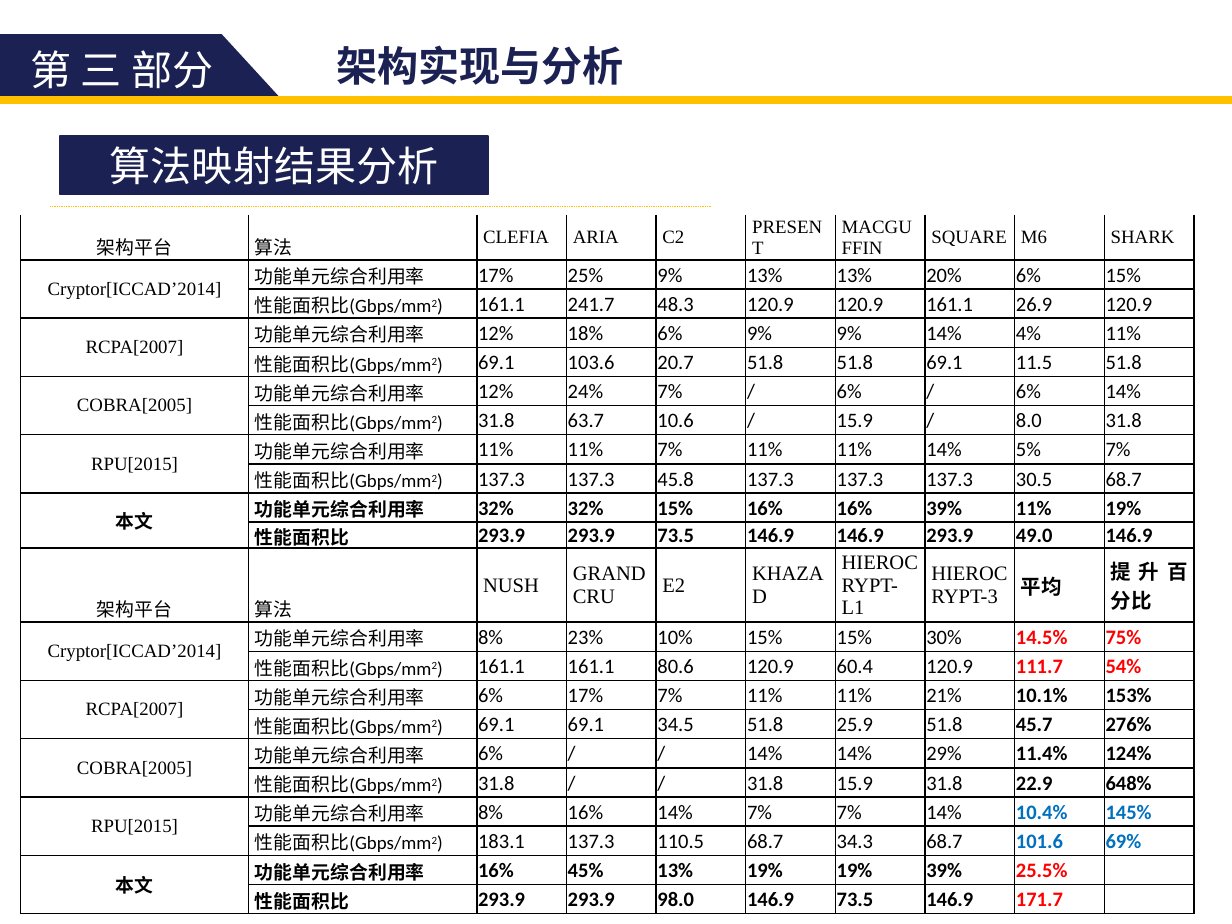
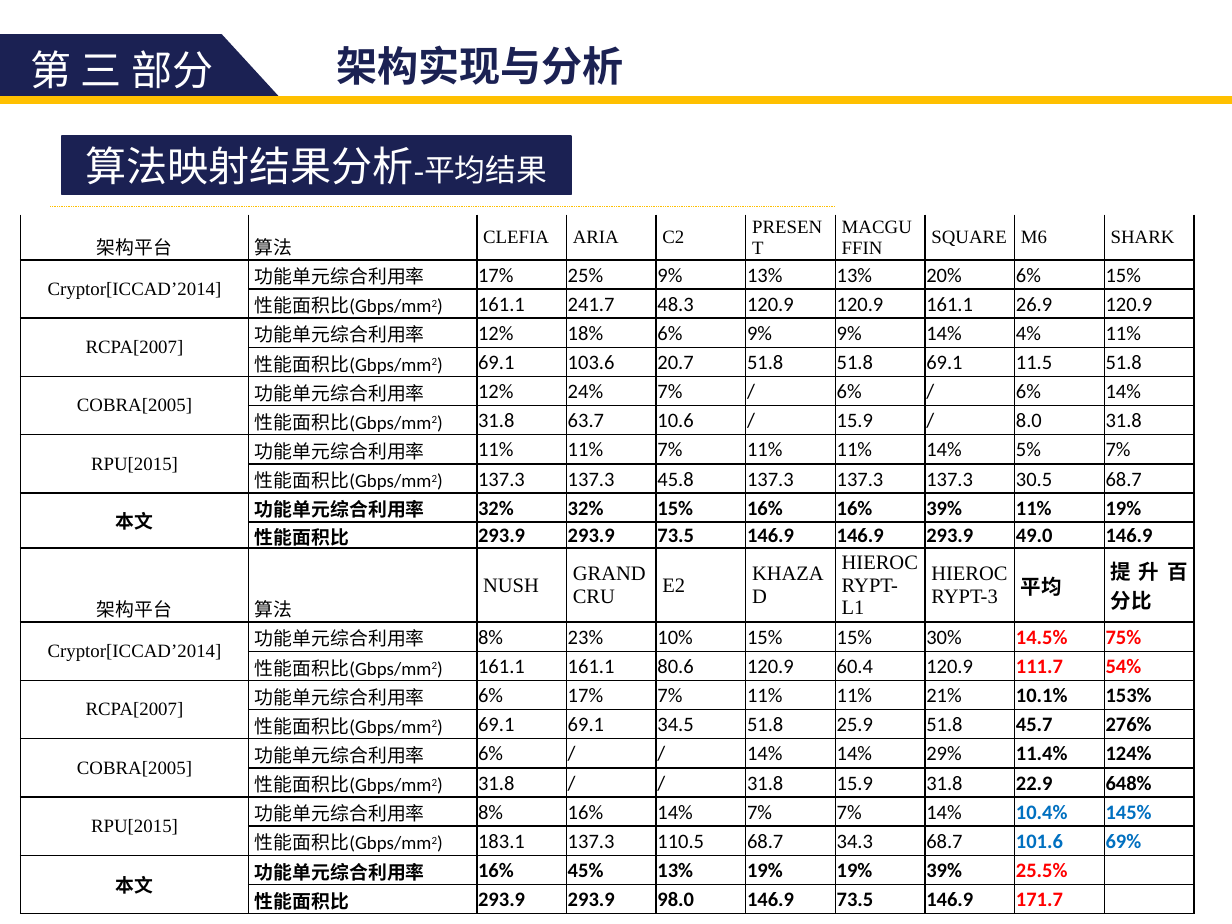
Before and after one commit to zdyzhan/bishe, a slide deck: slide 45 of 131199 李小泉.pptx (slide 43 before the commit). Drawn at 1232x924 pixels with LibreOffice and Linux fonts; fonts in the diff are those of the drawing. Boxes give left, top, right and bottom in pixels: in the first picture for what was removed or moved away, otherwise in the second. Text is boxed around its words. In the diff, an @@ line names an element or a change of style, - is before the commit and + after.

```diff
--- a/131199 李小泉.pptx
+++ b/131199 李小泉.pptx
@@ rectangle "算法映射结果分析-平均结果": place and size @@
-rectangle "算法映射结果分析-平均结果" at box(60, 137, 489, 195)
+rectangle "算法映射结果分析-平均结果" at box(62, 137, 570, 195)
@@ text in rectangle at box(85, 146, 547, 185): text changed @@
-算法映射结果分析
+算法映射结果分析-平均结果
@@ line moved from (51, 206) - (711, 206) to (51, 206) - (835, 206) @@
```
Also in this commit, not shown: 10 other slides changed, 1 slide added, 1 slide removed.
